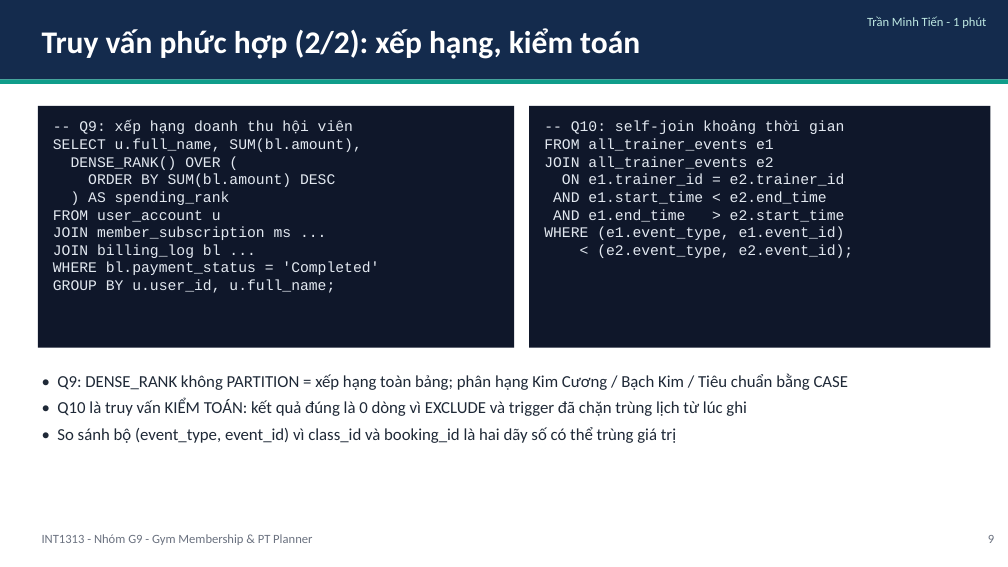
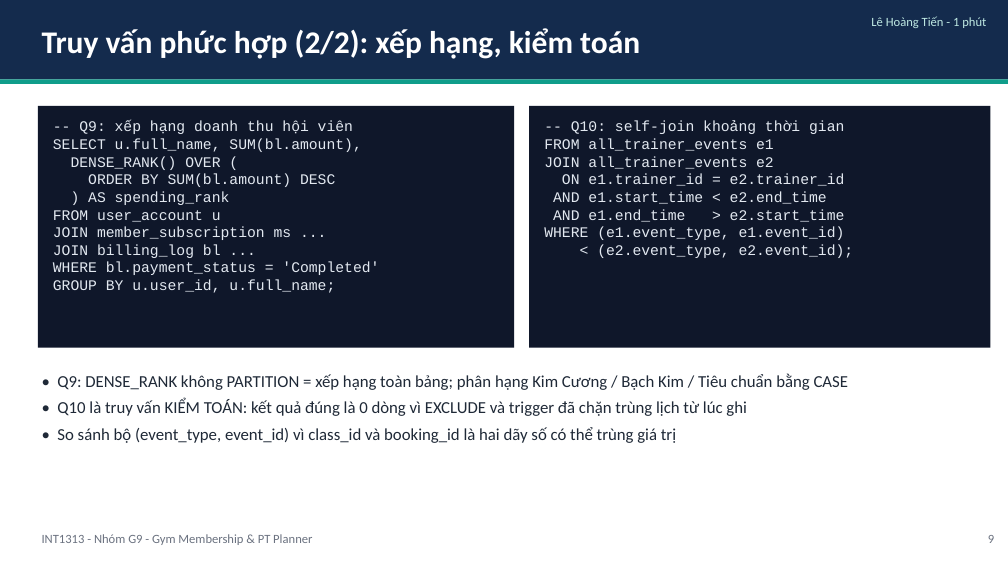
Before and after one commit to TienVN6222/PTIT_INT1313_CSDL_Group9, a slide deck: slide 9 of Phase 4/presentation/deck.pptx. Drawn at 1008x567 pixels with LibreOffice and Linux fonts; fonts in the diff are those of the drawing. Boxes give left, top, right and bottom in pixels: in the first picture for what was removed or moved away, otherwise in the second. Text is boxed around its words. In the diff, an @@ line names an element or a change of style, - is before the commit and + after.

```diff
--- a/Phase 4/presentation/deck.pptx
+++ b/Phase 4/presentation/deck.pptx
@@ text at (871, 16, 986, 28): text changed @@
-Trần Minh Tiến - 1 phút
+Lê Hoàng Tiến - 1 phút
```
Also in this commit, not shown: 4 other slides changed, 14 other files.
